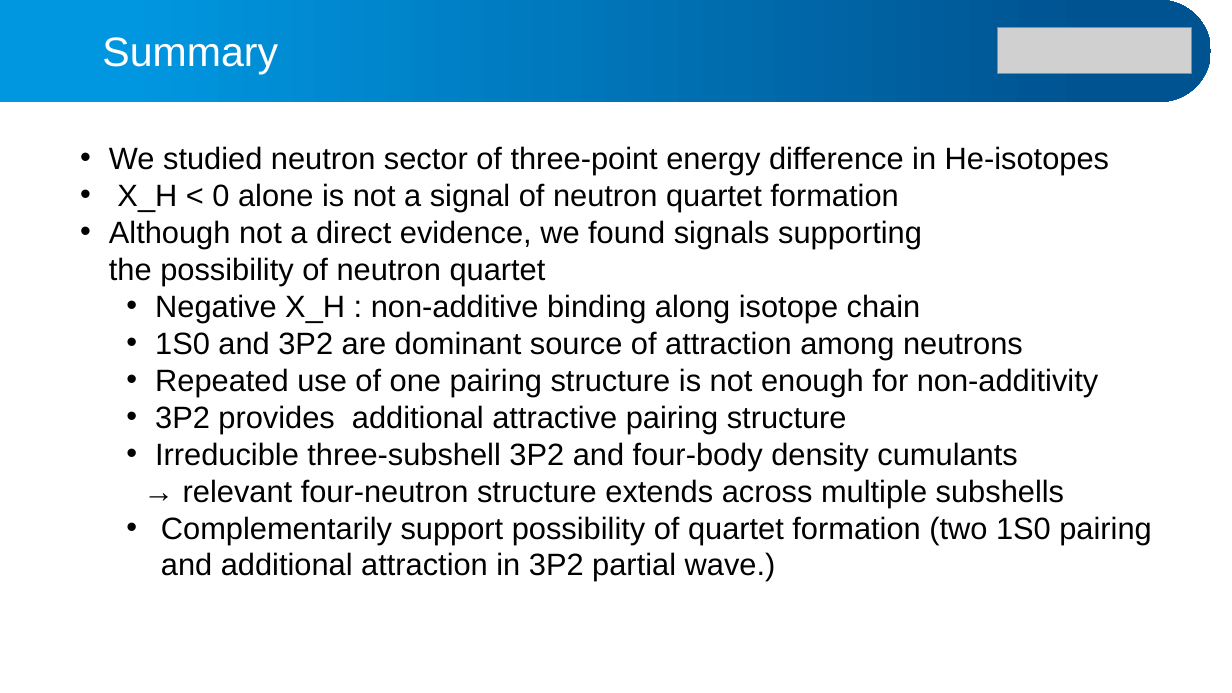
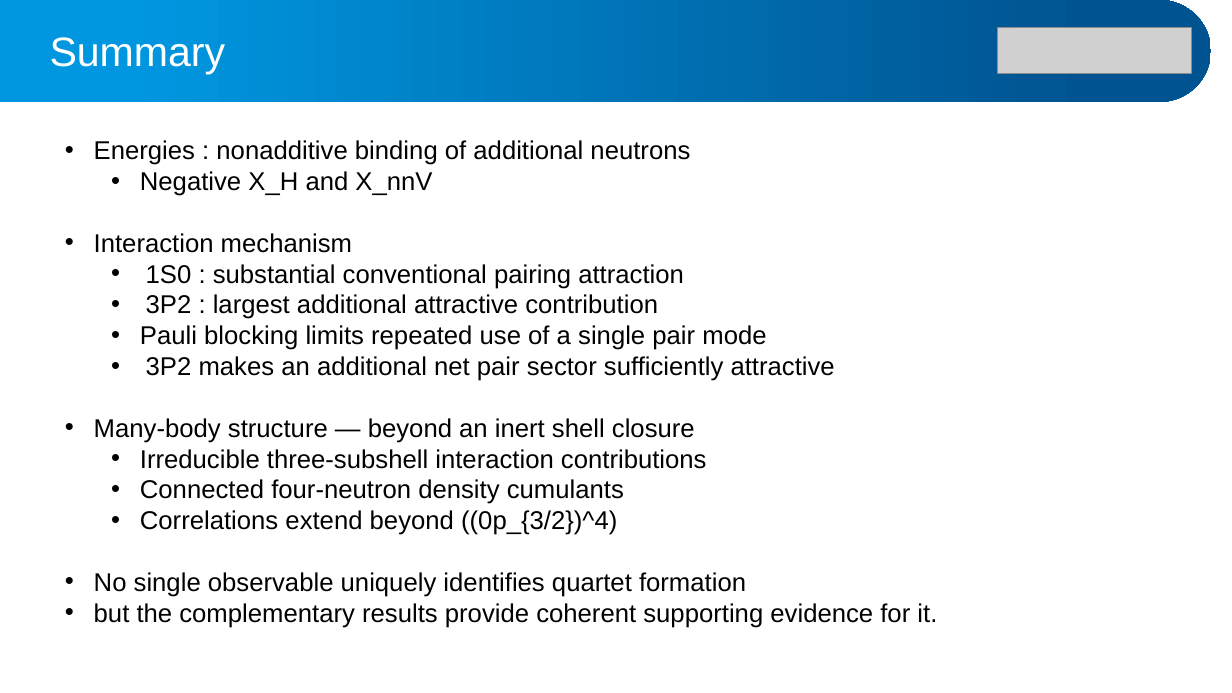
Before and after one commit to alphacentaury-github/NPSS2020, a slide deck: slide 19 of 20260915_JPS_SONG.pptx. Drawn at 1232x693 pixels with LibreOffice and Linux fonts; fonts in the diff are those of the drawing; grey boxes stand for pictures. Boxes give left, top, right and bottom in pixels: in the first picture for what was removed or moved away, otherwise in the second. Text is boxed around its words. In the diff, an @@ line names an element or a change of style, - is before the commit and + after.

```diff
--- a/20260915_JPS_SONG.pptx
+++ b/20260915_JPS_SONG.pptx
@@ text "Summary" moved from (x1=102, y1=37, x2=278, y2=75) to (x1=50, y1=37, x2=226, y2=75) @@
@@ text at (x1=94, y1=140, x2=937, y2=628): text changed; size 24 to 20 pt @@
-• We studied neutron sector of three-point energy difference in He-isotopes
-• X_H < 0 alone is not a signal of neutron quartet formation
-• Although not a direct evidence, we found signals supporting
-  the possibility of neutron quartet
-  • Negative X_H : non-additive binding along isotope chain
-  • 1S0 and 3P2 are dominant source of attraction among neutrons
-  • Repeated use of one pairing structure is not enough for non-additivity
-  • 3P2 provides additional attractive pairing structure
-  • Irreducible three-subshell 3P2 and four-body density cumulants
-  → relevant four-neutron structure extends across multiple subshells
-  • Complementarily support possibility of quartet formation (two 1S0 pairing and additional attraction in 3P2 partial wave.)
+• Energies : nonadditive binding of additional neutrons
+  • Negative X_H and X_nnV
+• Interaction mechanism
+  • 1S0 : substantial conventional pairing attraction
+  • 3P2 : largest additional attractive contribution
+  • Pauli blocking limits repeated use of a single pair mode
+  • 3P2 makes an additional net pair sector sufficiently attractive
+• Many-body structure — beyond an inert shell closure
+  • Irreducible three-subshell interaction contributions
+  • Connected four-neutron density cumulants
+  • Correlations extend beyond ((0p_{3/2})^4)
+• No single observable uniquely identifies quartet formation
+• but the complementary results provide coherent supporting evidence for it.
```
Also in this commit, not shown: 10 other slides changed.
